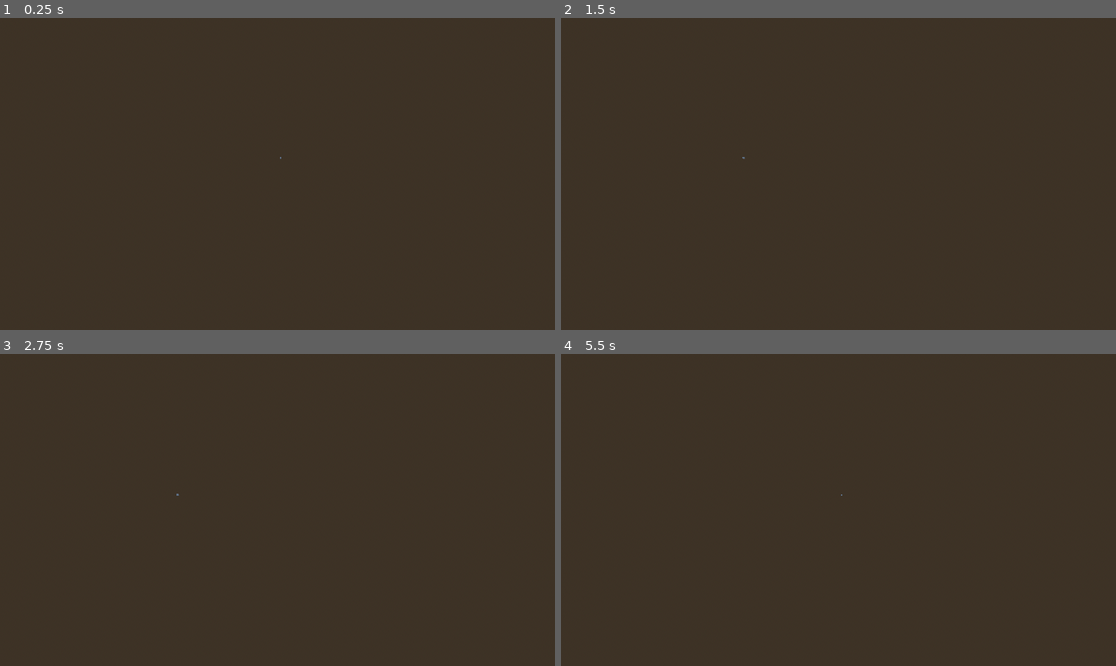
Above: before the commit, frames 1-4 (two rows, left to right).
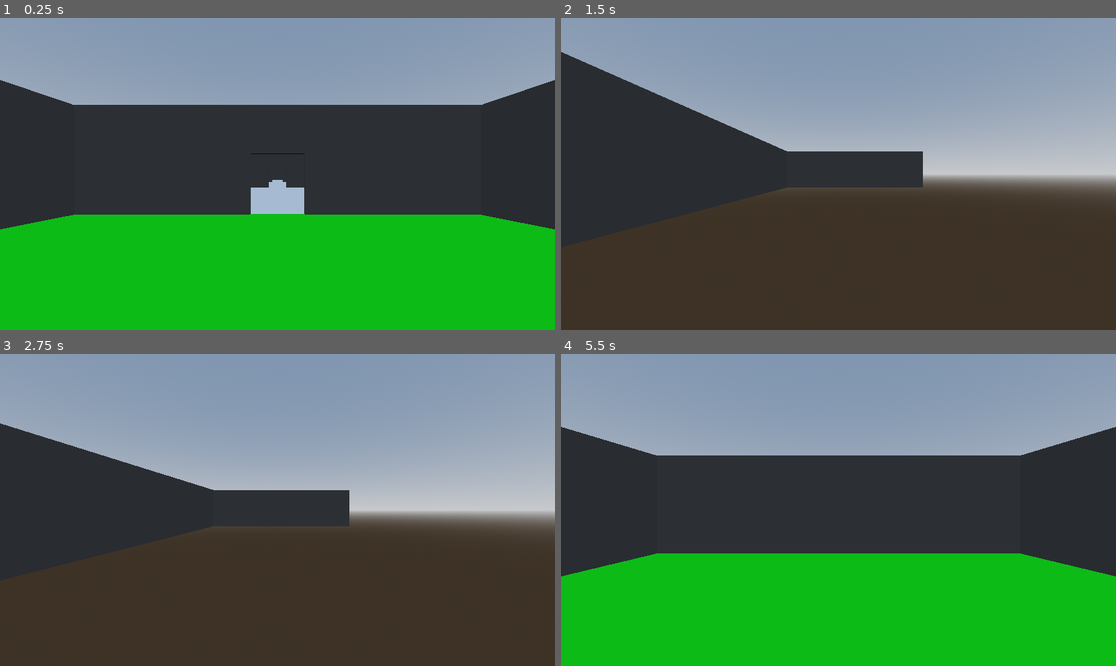
Above: after the commit, the same moments.

Repository: spookyoo/Melodic-Dungeon
Game: Godot game, scene res://environment/gen_test.tscn
The game is run twice, just before and just after one commit, with the same random seed, the same clock (stepped at 60 frames per second) and the same inputs. The project has no main scene, so this scene is started directly.
Inputs (mouse positions are in pixels of both pictures, inside the frame that each line leads up to):
- Up to frame 1 (0.25 s): no input
- Up to frame 2 (1.5 s): tap Enter at 0.5 s; move the mouse to (960, 158) at 0.52 s; hold D (right) 0.53-1.25 s; hold Shift (sprint) 0.53-1.25 s; click (960, 158) at 0.67 s; tap Space (jump) at 0.77 s; drag from (727, 189) to (810, 236) at 1.27 s
- Up to frame 3 (2.75 s): tap Space (jump) at 2 s; move the mouse to (333, 441) at 2.02 s; hold D (right) from 2.03 s (still down); tap E at 2.1 s
- Up to frame 4 (5.5 s): release D (right) at 2.75 s; drag from (810, 572) to (672, 463) at 2.77 s; tap Enter at 3.5 s; move the mouse to (1005, 556) at 3.52 s; hold A (left) 3.53-4.25 s; hold Shift (sprint) 3.53-4.25 s; tap Space (jump) at 3.77, 5 s; tap R (reload) at 4.15 s; drag from (672, 463) to (755, 432) at 4.27 s; move the mouse to (866, 510) at 5.02 s; hold S (backward) from 5.03 s (still down); tap E at 5.1 s; click (866, 510) at 5.17 s

The runs differ from the first frame. In frame 1, 64% of the frame differs, in the area x 0-100%, y 0-100%; in frame 2, 41%; in frame 3, 44%; in frame 4, 66%.

Commit message:
Implemented generation algorithm

Diff:
--- a/environment/gen_test.tscn
+++ b/environment/gen_test.tscn
@@ -19,11 +19,8 @@
 roomScene = ExtResource("2_2fer0")
 
 [node name="Camera3D" type="Camera3D" parent="."]
-transform = Transform3D(1, 0, 0, 0, -4.37114e-08, 1, 0, -1, -4.37114e-08, -2.15799, 117.346, 4.28172)
+transform = Transform3D(1.19249e-08, 0, -1, 0, 1, 0, 1, 0, 1.19249e-08, -2.15799, 117.346, 4.28172)
 script = ExtResource("2_4yhsd")
-
-[node name="CSGBox3D" type="CSGBox3D" parent="."]
-transform = Transform3D(1, 0, 0, 0, 1, 0, 0, 0, 1, -0.324894, 0, -5.04195)
 
 [node name="WorldEnvironment" type="WorldEnvironment" parent="."]
 environment = SubResource("Environment_aw1nc")
--- /dev/null
+++ b/environment/room.gd
@@ -0,0 +1,44 @@
+extends Node3D
+
+@export var doorN = false
+@export var doorE = false
+@export var doorS = false
+@export var doorW = false
+
+# Called when the node enters the scene tree for the first time.
+func _ready():
+	pass # Replace with function body.
+
+func doors():
+	if doorN:
+		$wallN.visible = false
+		$wallN.use_collision = false
+		$doorN.visible = true
+		$doorN/doorL.use_collision = true
+		$doorN/doorR.use_collision = true
+		$doorN/doorM.use_collision = true
+	if doorE:
+		$wallE.visible = false
+		$wallE.use_collision = false
+		$doorE.visible = true
+		$doorE/doorL.use_collision = true
+		$doorE/doorR.use_collision = true
+		$doorE/doorM.use_collision = true
+	if doorS:
+		$wallS.visible = false
+		$wallS.use_collision = false
+		$doorS.visible = true
+		$doorS/doorL.use_collision = true
+		$doorS/doorR.use_collision = true
+		$doorS/doorM.use_collision = true
+	if doorW:
+		$wallW.visible = false
+		$wallW.use_collision = false
+		$doorW.visible = true
+		$doorW/doorL.use_collision = true
+		$doorW/doorR.use_collision = true
+		$doorW/doorM.use_collision = true
+
+# Called every frame. 'delta' is the elapsed time since the previous frame.
+func _process(delta):
+	pass
--- a/environment/room.tscn
+++ b/environment/room.tscn
@@ -1,17 +1,19 @@
-[gd_scene load_steps=3 format=3 uid="uid://ck5gqfxvasybm"]
+[gd_scene load_steps=4 format=3 uid="uid://ck5gqfxvasybm"]
 
-[sub_resource type="StandardMaterial3D" id="StandardMaterial3D_sypec"]
-albedo_color = Color(0.605274, 0.605274, 0.605274, 1)
+[ext_resource type="Script" path="res://environment/room.gd" id="1_4i5x5"]
+
+[sub_resource type="StandardMaterial3D" id="StandardMaterial3D_nbo8i"]
 
 [sub_resource type="StandardMaterial3D" id="StandardMaterial3D_1cpkb"]
 albedo_color = Color(0.306923, 0.306923, 0.306923, 1)
 
 [node name="room" type="Node3D"]
+script = ExtResource("1_4i5x5")
 
 [node name="floor" type="CSGBox3D" parent="."]
 use_collision = true
 size = Vector3(30, 0.1, 30)
-material = SubResource("StandardMaterial3D_sypec")
+material = SubResource("StandardMaterial3D_nbo8i")
 
 [node name="wallN" type="CSGBox3D" parent="."]
 transform = Transform3D(1, 0, 0, 0, 1, 0, 0, 0, 1, 0, 4, -15)
--- a/utility/gen_test.gd
+++ b/utility/gen_test.gd
@@ -15,9 +15,8 @@
 var lastDirection = ""
 var moveHistory = 0
 
-var starterNode
+var startNode
 var endNode
-
 
 func _ready():
 	print("---------------------")
@@ -37,17 +36,35 @@
 		floors.append(column)
 #PATHING
 	mainPath()
+	addBranches()
 #INSTANTIATE ROOMS
 	for x in range(dungeonWidth):
 		for z in range(dungeonHeight):
 			if floors[x][z] != 0:
 				instantiateRoom(x,z)
 #CLEAN
+	for room in rooms:
+		generateDoors(room[0],room[1])
+	startRoom()
 
 func instantiateRoom(x,z):
 	var newRoom = roomScene.instantiate()
 	rooms[[x,z]] = [newRoom,1]
 	newRoom.position = Vector3(x * roomSize.x, 0, z * roomSize.z)
+	if floors[x][z] == 2:
+		startNode = newRoom
+		rooms[[x,z]] = [newRoom,2]
+		var objectMaterial = newRoom.get_node("floor").material.duplicate()
+		objectMaterial = objectMaterial as StandardMaterial3D
+		objectMaterial.albedo_color = Color(0,1,0)
+		newRoom.get_node("floor").material = objectMaterial
+	elif floors[x][z] == 3:
+		endNode = newRoom
+		rooms[[x,z]] = [newRoom,3]
+		var objectMaterial = newRoom.get_node("floor").material.duplicate()
+		objectMaterial = objectMaterial as StandardMaterial3D
+		objectMaterial.albedo_color = Color(1,0,0)
+		newRoom.get_node("floor").material = objectMaterial
 	add_child(newRoom)
 
 func mainPath():
@@ -79,6 +96,73 @@
 					return
 	floors[current[0]][current[1]] = 3
 
+func addBranches():
+	var branchCandidates
+	var minBranchLength = 1#floor(mainBranchLength/3)
+	var maxBranchLength = 2#mainBranchLength/2
+	var baseProbability = 0.2#(1/mainBranchLength) + 0.15
+	var branchProbability = baseProbability
+	if mainBranch.size() > 2:
+		branchCandidates = mainBranch.slice(0, mainBranch.size() - 2)
+		for room in branchCandidates:
+			if randf_range(0,1) <= branchProbability:
+				if generateBranch(room,minBranchLength,maxBranchLength): #0.275
+					branchProbability = baseProbability - 0.16#(maxBranchLength*0.015)
+					print("BRANCH GENERATED ROOM: "+ str(room))
+				else:
+					branchProbability += 0.9 #(mainBranchLength/mainBranchLength^2) - 0.07
+			else:
+				branchProbability += 0.9 #(mainBranchLength/mainBranchLength^2) - 0.07
+			branchProbability = clamp(branchProbability, 0, 1)
+	else:
+		return
+
+func generateBranch(start, min_length, max_length):
+	var branch_length = randi_range(min_length, max_length)
+	var current = start
+	var branch = []
+	var lastDirection = ""
+	var moveHistory = 0
+
+	for i in range(branch_length):
+		var validDirs = getValidDirections(current)
+		if validDirs.size() == 0:
+			break
+		var chosenDirection = chooseDirection(validDirs, 0.9)
+		if chosenDirection == null:
+			break
+		current = moveInDirection(current, chosenDirection)
+		floors[current[0]][current[1]] = 1
+		branch.append(current)
+
+	if branch.size() >= min_length:
+		return true
+	else:
+		for room in branch:
+			floors[room[0]][room[1]] = 0
+		return false
+
+func generateDoors(x,z):
+	var target = rooms[[x,z]][0]
+	var doorDirections = hasRooms(x,z)
+	for direction in doorDirections:
+		match direction:
+			"left":
+				target.doorW = true
+			"right":
+				target.doorE = true
+			"up":
+				target.doorN = true
+			"down":
+				target.doorS = true
+	target.doors()
+
+func startRoom():
+	camera.position = startNode.position
+	camera.position.y += 3
+	print(endNode)
+
+
 #HELPER FUNCTIONS
 func moveInDirection(current, direction):
 	if direction == "up":
@@ -103,19 +187,17 @@
 	var chosenDirection = ""
 
 	if moveHistory >= maxStraightLength or not validDirs.has(lastDirection):
-		validDirs.erase(lastDirection)  # Force change in direction
+		validDirs.erase(lastDirection)
 		moveHistory = 0
 
-	# Choose a new direction based on verticalChance (favor vertical or horizontal)
 	if validDirs.has("right") and randf_range(0, 1) > verticalChance:
 		chosenDirection = "right"
 	else:
 		if validDirs.size() > 0:
 			chosenDirection = validDirs[randi_range(0, validDirs.size() - 1)]
 		else:
-			return null  # or any default direction you prefer
-
-	# Track the new direction and update consecutive move counter
+			return null
+
 	if chosenDirection == lastDirection:
 		moveHistory += 1
 	else:
